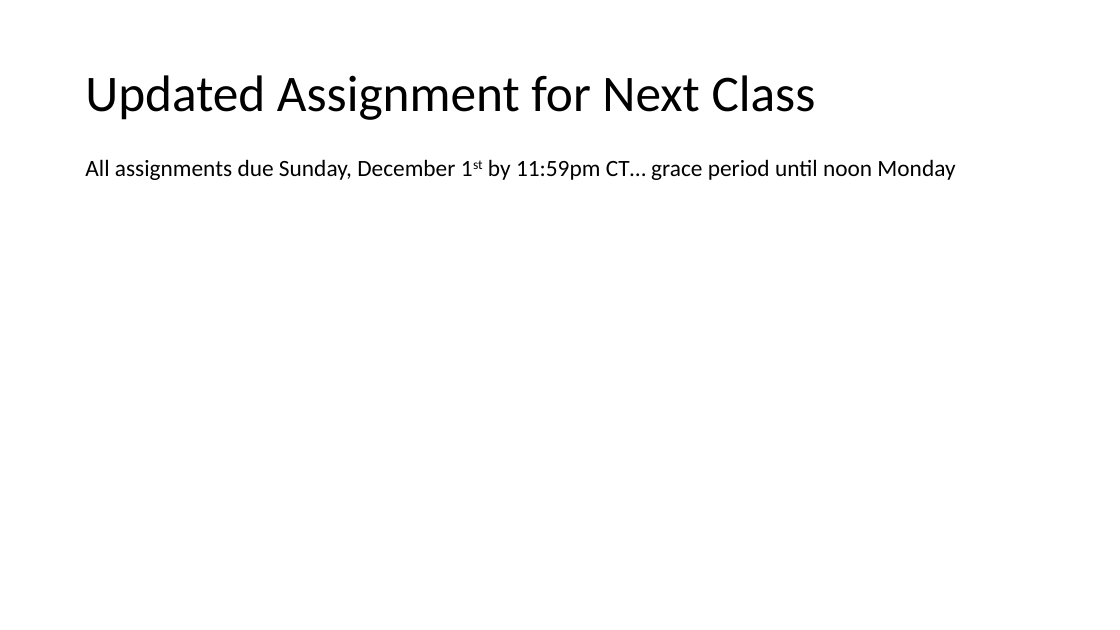
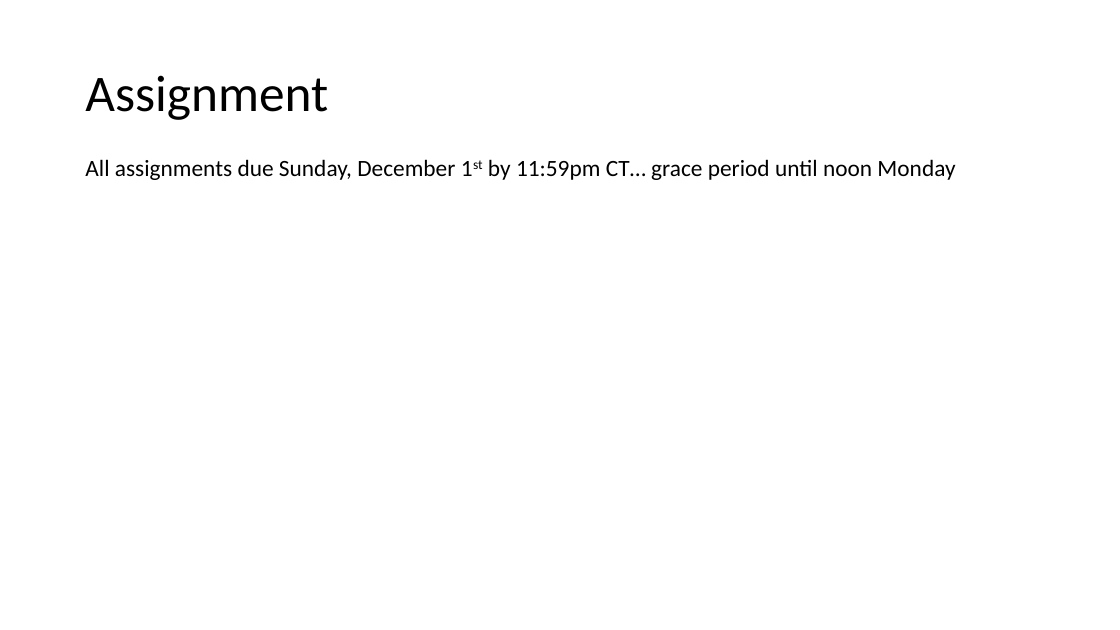
Before and after one commit to EricJPogue/CPSC-24500, a slide deck: slide 3 of lecture-slides/2019-12-02-oop.pptx. Drawn at 1120x630 pixels with LibreOffice and Linux fonts; fonts in the diff are those of the drawing. Boxes give left, top, right and bottom in pixels: in the first picture for what was removed or moved away, otherwise in the second. Text is boxed around its words. In the diff, an @@ line names an element or a change of style, - is before the commit and + after.

```diff
--- a/lecture-slides/2019-12-02-oop.pptx
+++ b/lecture-slides/2019-12-02-oop.pptx
@@ title at box(85, 75, 328, 120): text changed @@
-Updated Assignment for Next Class
+Assignment
```
Also in this commit, not shown: 4 other slides changed, 3 slides added, 2 slides removed.
